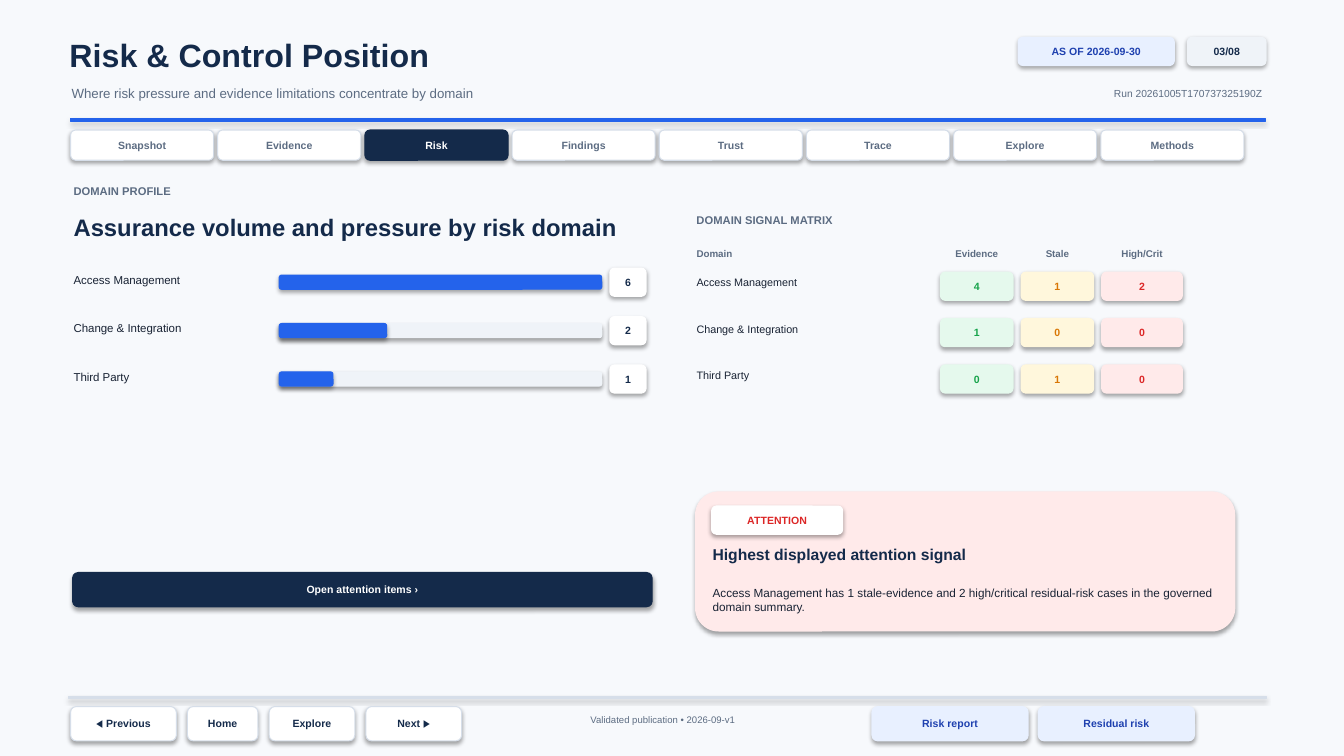
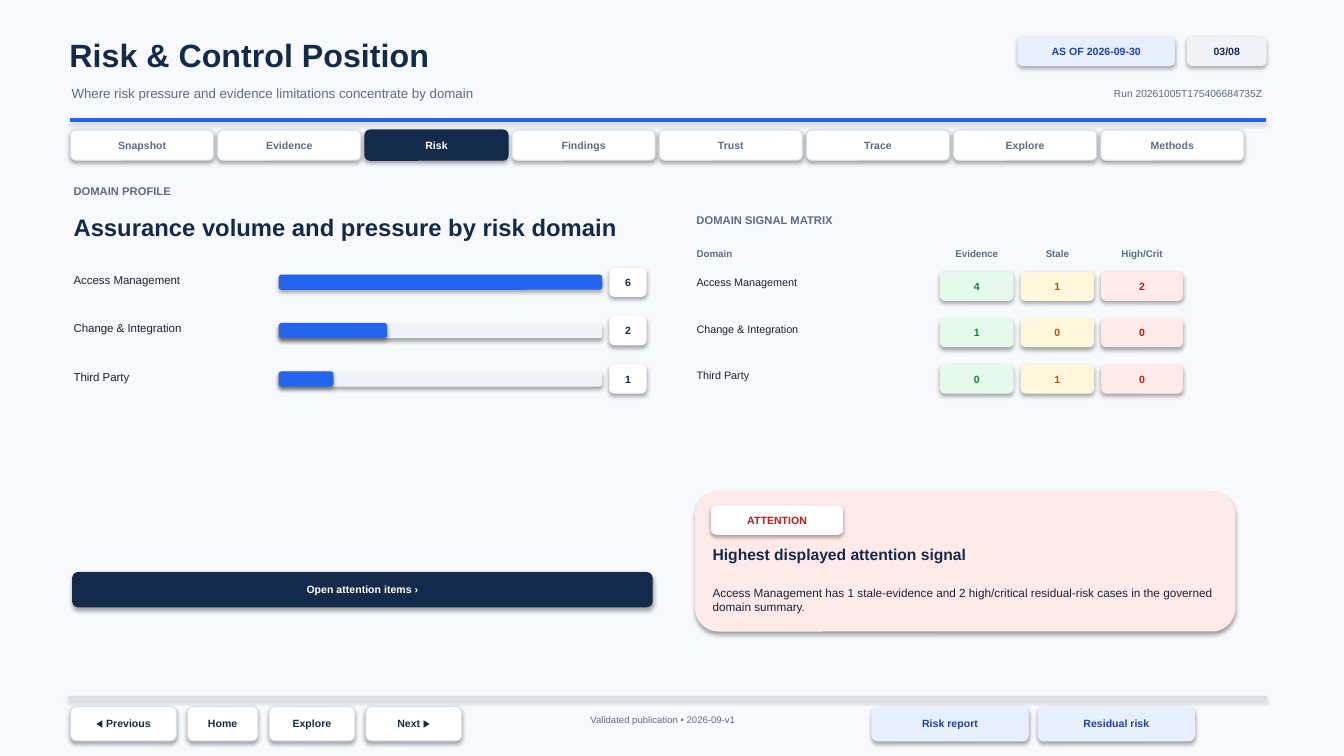
Before and after one commit to NadezhdaTzvetkova/experian-data-workflow, a slide deck: slide 3 of review/presentation/assurance_executive_report.pptx. Drawn at 1344x756 pixels with LibreOffice and Linux fonts; fonts in the diff are those of the drawing. Boxes give left, top, right and bottom in pixels: in the first picture for what was removed or moved away, otherwise in the second. Text is boxed around its words. In the diff, an @@ line names an element or a change of style, - is before the commit and + after.

```diff
--- a/review/presentation/assurance_executive_report.pptx
+++ b/review/presentation/assurance_executive_report.pptx
@@ text at box(1114, 90, 1263, 97): text changed @@
-Run 20261005T170737325190Z
+Run 20261005T175406684735Z
@@ text colour #16A34A to #15803D in 3 elements at box(941, 272, 1013, 300), box(941, 319, 1013, 347), box(941, 365, 1013, 393) @@
@@ text colour #D97706 to #B45309 in 3 elements at box(1021, 272, 1094, 300), box(1021, 319, 1094, 347), box(1021, 365, 1094, 393) @@
@@ text colour #DC2626 to #B91C1C in 4 elements at box(1102, 272, 1183, 300), box(1102, 319, 1183, 347), box(1102, 365, 1183, 393), box(712, 506, 843, 534) @@
```
Also in this commit, not shown: 7 other slides changed, 21 other files.
